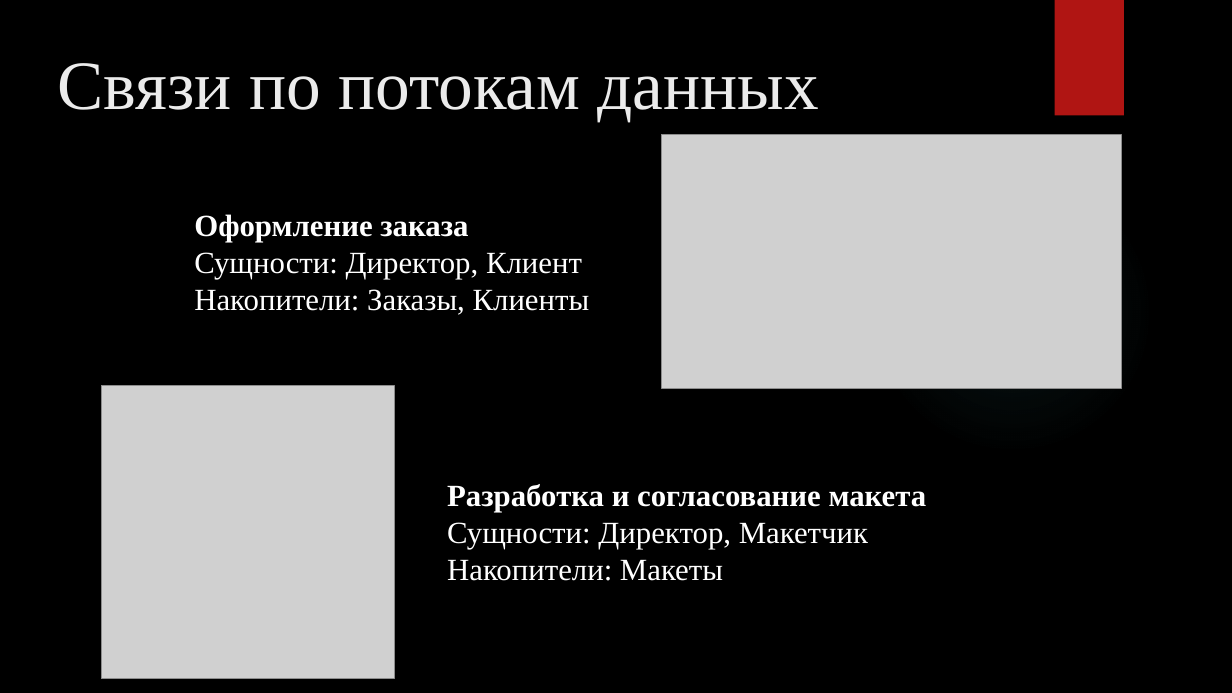
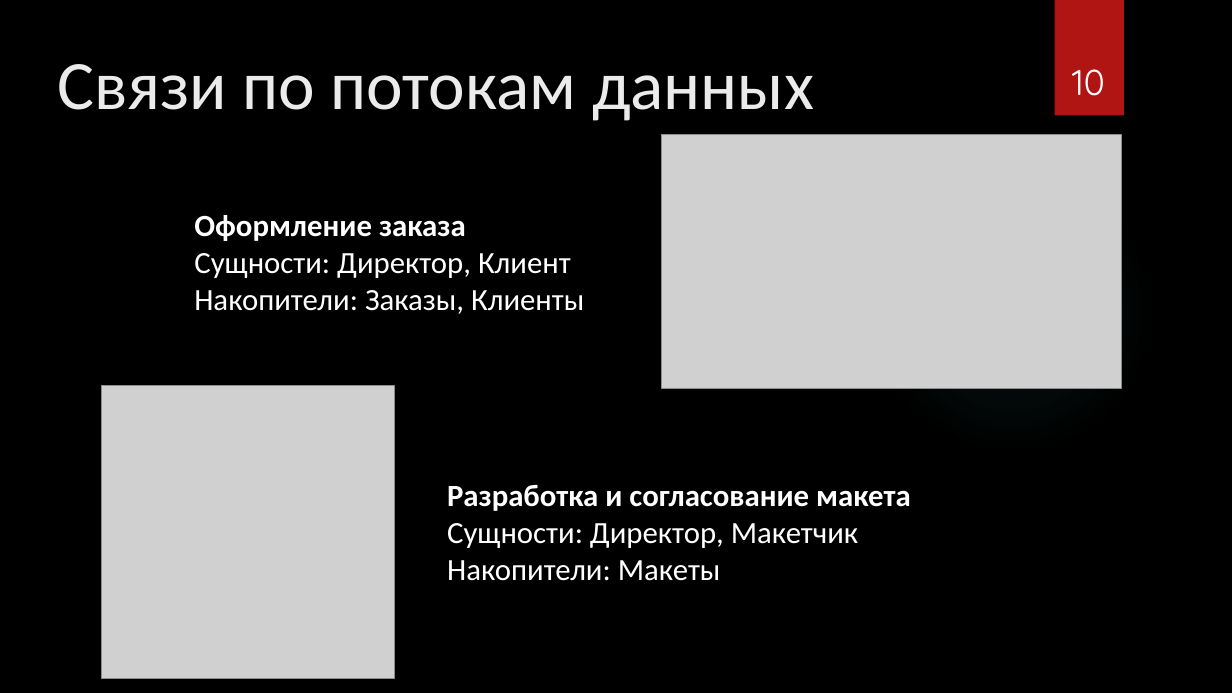
Before and after one commit to marinagovorova/DATABASES_PIn_09.03.03_2025-2026, a slide deck: slide 10 of students/K3239/Rozhnovskii_Yura/LR_1/Презентация для защиты.pptx. Drawn at 1232x693 pixels with LibreOffice and Linux fonts; fonts in the diff are those of the drawing; grey boxes stand for pictures; background and template pictures are left out. Boxes give left, top, right and bottom in pixels: in the first picture for what was removed or moved away, otherwise in the second. Text is boxed around its words. In the diff, an @@ line names an element or a change of style, - is before the commit and + after.

```diff
--- a/students/K3239/Rozhnovskii_Yura/LR_1/Презентация для защиты.pptx
+++ b/students/K3239/Rozhnovskii_Yura/LR_1/Презентация для защиты.pptx
@@ page number added at [1072, 69, 1105, 96], 28 pt, text #FFFFFF @@
+10
@@ font Times New Roman to Calibri in 3 elements at [58, 64, 814, 121], [447, 484, 910, 581], [194, 215, 584, 314] @@
```
Also in this commit, not shown: 11 other slides changed, 2 slides added, 2 slides removed.
